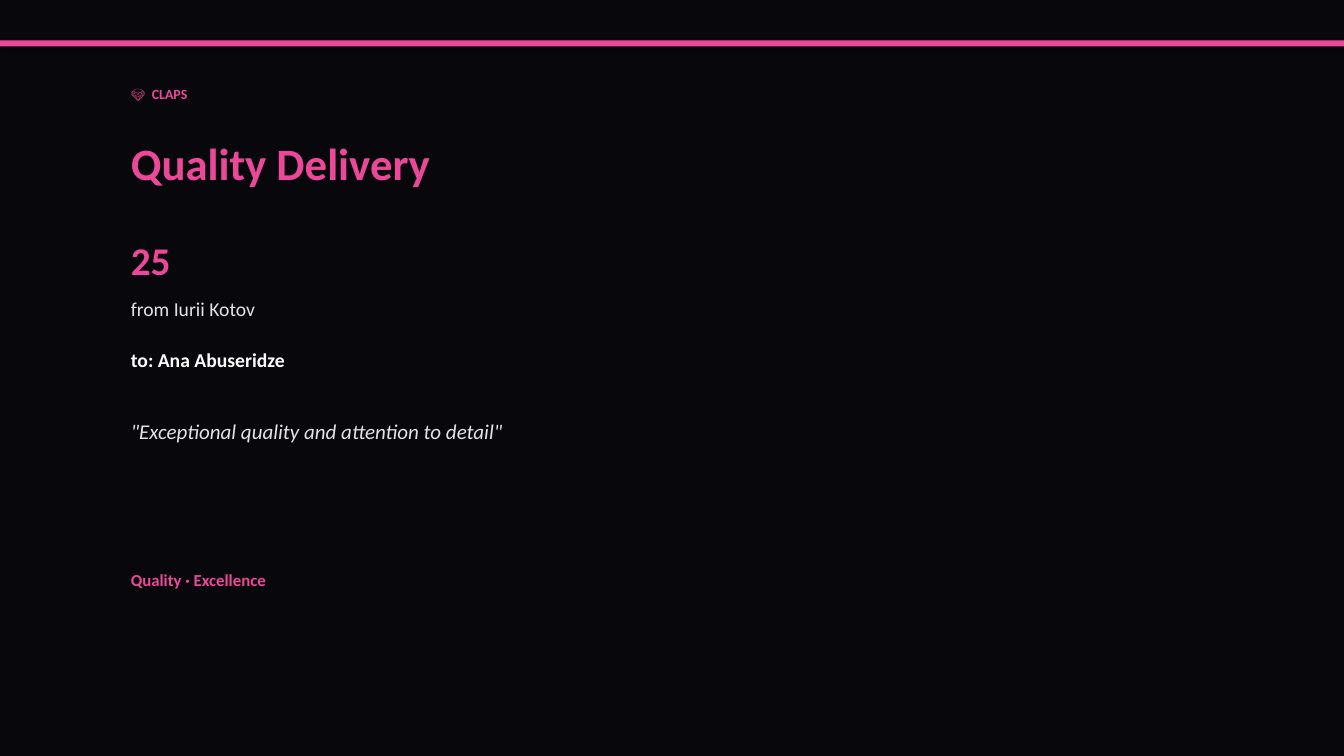
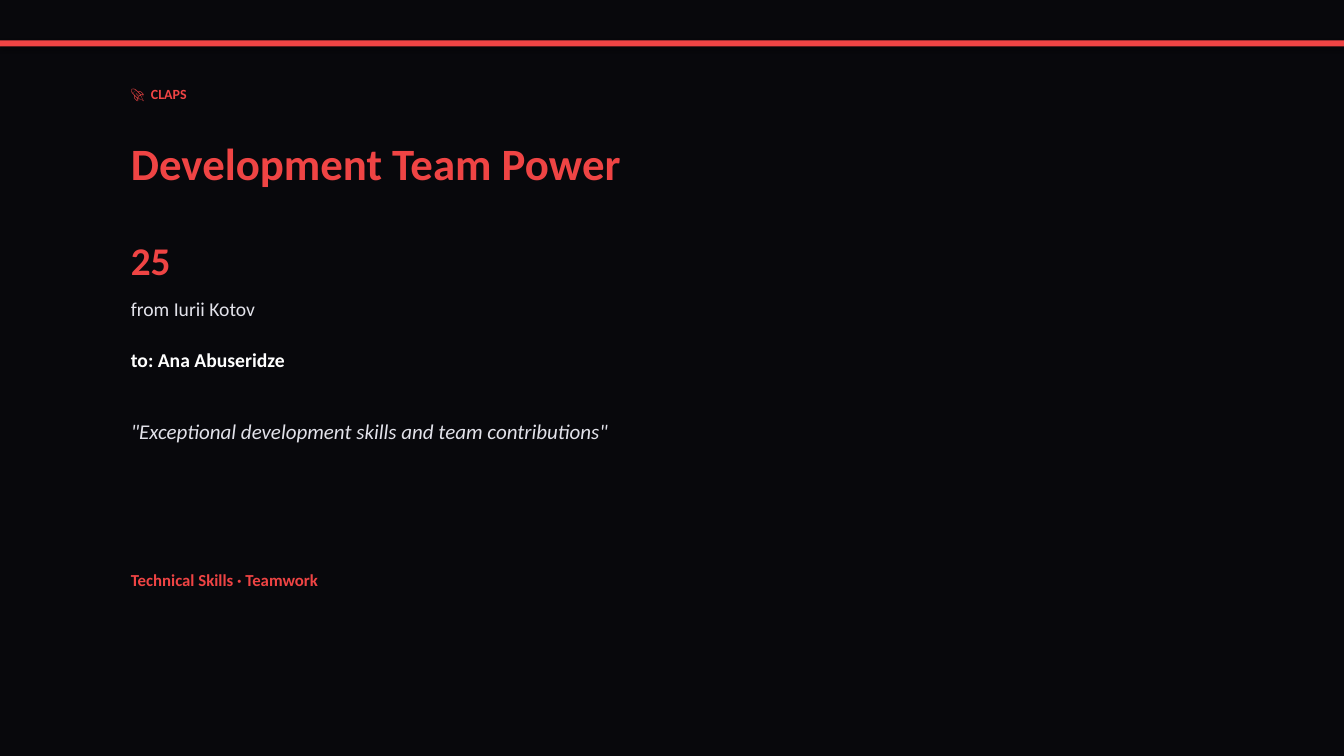
Before and after one commit to liliyagarifullina-maker/appodeal-pulse, a slide deck: slide 11 of data/archive/pulse_2026-03-14.pptx (slide 13 before the commit). Drawn at 1344x756 pixels with LibreOffice and Linux fonts; fonts in the diff are those of the drawing. Boxes give left, top, right and bottom in pixels: in the first picture for what was removed or moved away, otherwise in the second. Text is boxed around its words. In the diff, an @@ line names an element or a change of style, - is before the commit and + after.

```diff
--- a/data/archive/pulse_2026-03-14.pptx
+++ b/data/archive/pulse_2026-03-14.pptx
@@ rectangle at box(0, 40, 1344, 46): fill #EC4899 to #EF4444 @@
@@ text at box(151, 90, 187, 99): text changed; text colour #EC4899 to #EF4444 @@
-💎 CLAPS
+🚀 CLAPS
@@ text at box(131, 148, 621, 187): text changed; text colour #EC4899 to #EF4444 @@
-Quality Delivery
+Development Team Power
@@ text "25" at box(131, 249, 171, 276): text colour #EC4899 to #EF4444 @@
@@ text at box(131, 424, 607, 443): text changed @@
-"Exceptional quality and attention to detail"
+"Exceptional development skills and team contributions"
@@ text at box(131, 574, 318, 586): text changed; text colour #EC4899 to #EF4444 @@
-Quality · Excellence
+Technical Skills · Teamwork
```
Also in this commit, not shown: 13 other slides changed, 2 slides added, 5 slides removed, 2 other files.
